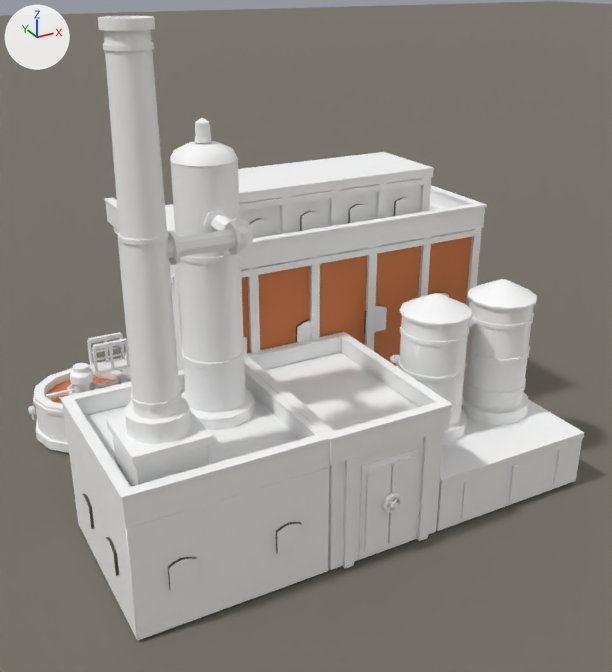
Two versions of the Blender file src/DeepFrontier/Art/Source/UraniumProcessingPlant-ReferenceStudy.blend, one commit apart.
One viewpoint serves both versions: a camera (50 mm lens) standing at (-10.26, -15.81, 8.34) and looking at (-3.92, -4.27, 2.57). Lighting does not change. The marker at upper left points along +X, +Y and +Z. The first picture is the older version.

Script lines for the objects in view, before the commit:
```python
ob_plane = bpy.data.objects.new('Plane', me_plane)
ob_plane.location = (0.0, 0.0, -0.04)
ob_uraniumprocessingplant_architecture = bpy.data.objects.new('UraniumProcessingPlant.Architecture', me_uraniumprocessingplant_architecture)
ob_uraniumprocessingplant_architecture.location = (0.0, 0.0, 0.0)
```
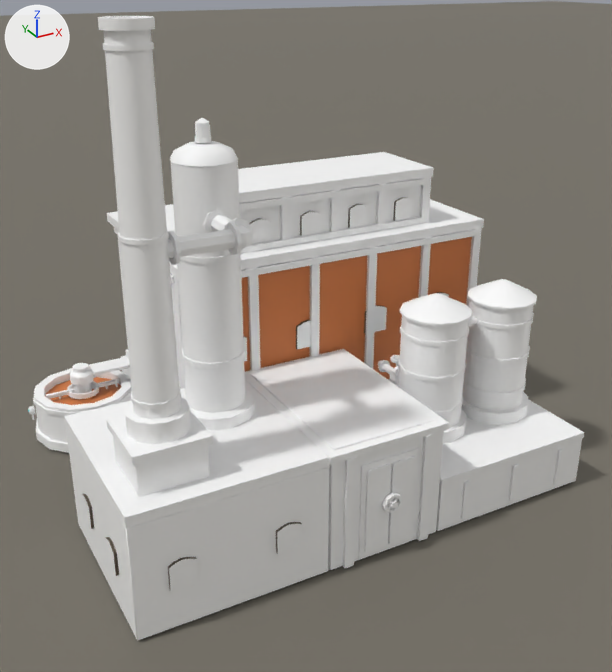
The change, as a list of edits to the scene's bpy script:
```text
Change me_uraniumprocessingplant_architecture:
    used by ob_uraniumprocessingplant_architecture; location = (0.0, 0.0, 0.0)
    remove me_uraniumprocessingplant_architecture.from_pydata(...)  # 6461 vertices, 3682 faces; spans x -8.04..0.08, y -7.18..0.04, z 0.0..7.8
    add me_uraniumprocessingplant_architecture.from_pydata(...)  # 6021 vertices, 3375 faces; spans x -8.04..0.08, y -7.18..0.04, z 0.0..7.8
    me_uraniumprocessingplant_architecture part 1: 55 loose pieces with 440 vertices, spanning x -8.02..0.02, y -7.07..-0.2, z 1.0..4.28, are deleted
```

Changed parts and their boxes [x1, y1, x2, y2] in the pictures (612 x 672 px):
part 1 of me_uraniumprocessingplant_architecture, deleted
    before: [60, 185, 487, 518]
